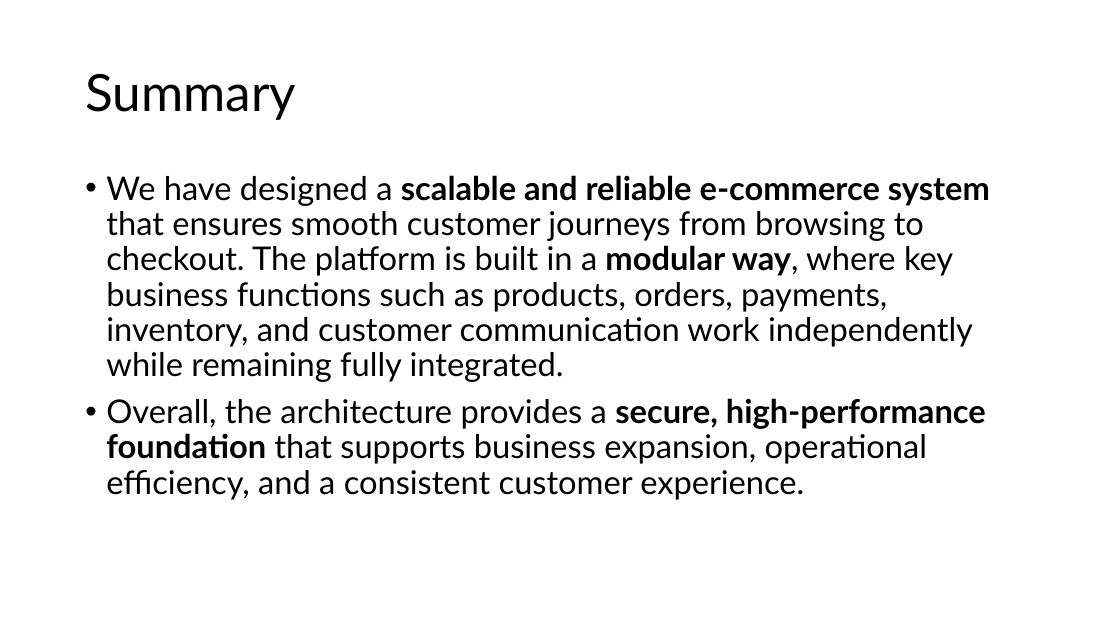
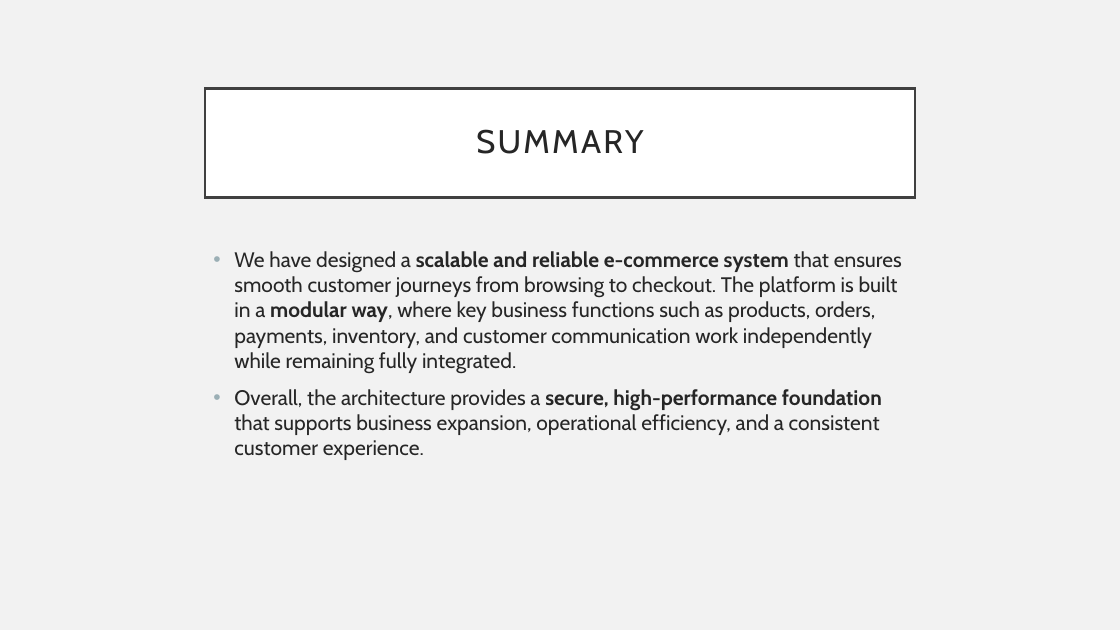
Before and after one commit to demorishi/ecommerce-demo, a slide deck: slide 2 of Documentation/E-Commerce Case Study.pptx. Drawn at 1120x630 pixels with LibreOffice and Linux fonts; fonts in the diff are those of the drawing. Boxes give left, top, right and bottom in pixels: in the first picture for what was removed or moved away, otherwise in the second. Text is boxed around its words. In the diff, an @@ line names an element or a change of style, - is before the commit and + after.

```diff
--- a/Documentation/E-Commerce Case Study.pptx
+++ b/Documentation/E-Commerce Case Study.pptx
@@ background #FFFFFF to #F2F2F2 @@
@@ title "SUMMARY": place and size @@
-title "SUMMARY" at (85, 73, 296, 120)
+title "SUMMARY" at (205, 88, 915, 197)
@@ title "SUMMARY" at (205, 88, 915, 197): fill none to #FFFFFF; outline none to #404040 2.5 pt @@
@@ title at (476, 129, 643, 154): text changed; size 44 to 28 pt; font Lato to Cabin; text colour #000000 to #262626 @@
-Summary
+SUMMARY
@@ text "We have designed a scalable ...": place and size @@
-text "We have designed a scalable ..." at (106, 175, 990, 500)
+text "We have designed a scalable ..." at (234, 251, 902, 460)
@@ text "We have designed a scalable ..." at (234, 251, 902, 460): size 28 to 18 pt, font Lato to Cabin, text colour #000000 to #262626; line spacing 0.9 to 1 @@
```
Also in this commit, not shown: 8 other slides changed, 3 slides added, 6 other files.
